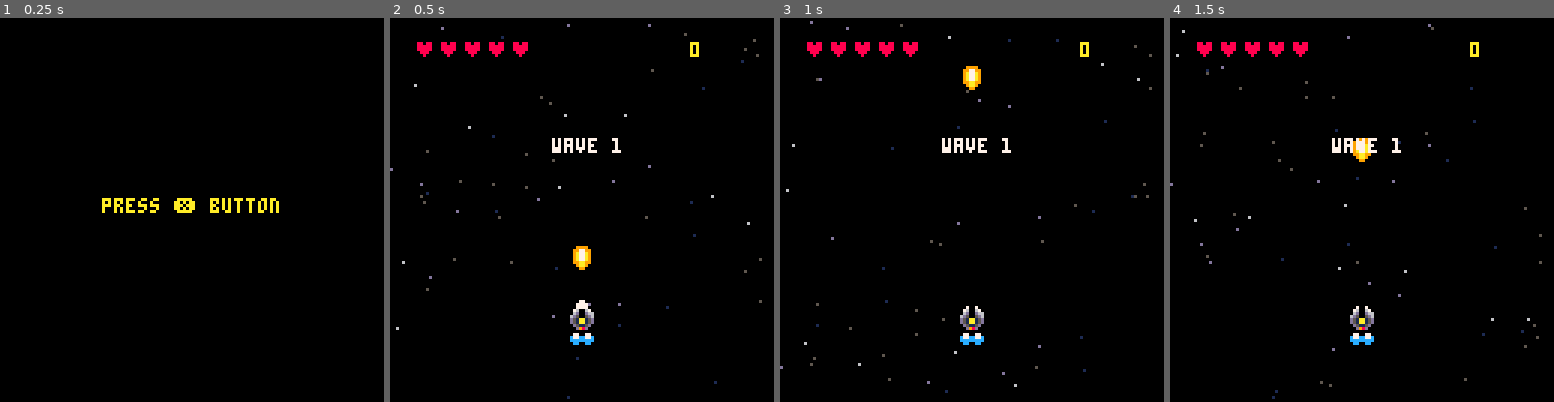
Above: before the commit, frames 1-4 (left to right).
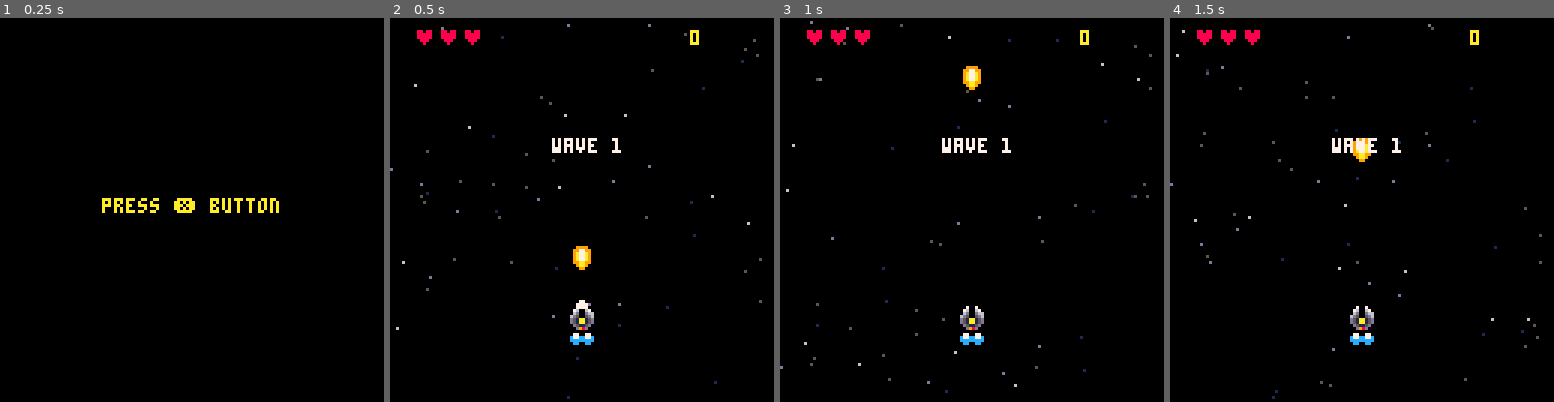
Above: after the commit, the same moments.

Repository: arturopsolis/naves
Game: PICO-8 cartridge naves.p8
The game is run twice, just before and just after one commit, with the same random seed, the same clock (stepped at 60 frames per second) and the same inputs.
Inputs:
- Up to frame 1 (0.25 s): no input
- Up to frame 2 (0.5 s): tap X (X key) at 0.33 s
- Up to frame 3 (1 s): tap O (Z key) at 0.7 s
- Up to frame 4 (1.5 s): tap X (X key) at 1.07 s

Frame 1 is identical in both runs. In frame 2, 1.0% of the frame differs, in the area x 7-81%, y 3-11%; in frame 3, 1.0%; in frame 4, 1.0%.

Commit message:
draw score fixes

Diff:
--- a/main.lua
+++ b/main.lua
@@ -12,7 +12,7 @@
         bullet_timer = 0,
         invul = 0,
         score = 0,
-        lives = 5
+        lives = 3
     }
 
     b = {}
--- a/scenes/game/tools/draw_functions.lua
+++ b/scenes/game/tools/draw_functions.lua
@@ -105,9 +105,9 @@
 --ui
 function draw_score()
     for i = 1, p.lives do
-        print("♥", i * 8, 8, 8)
+        print("♥", i * 8, 4, 8)
     end
-    print(p.score, 100, 8, 10)
+    print(p.score, 100, 4, 10)
 end
 
 function draw_debug()
